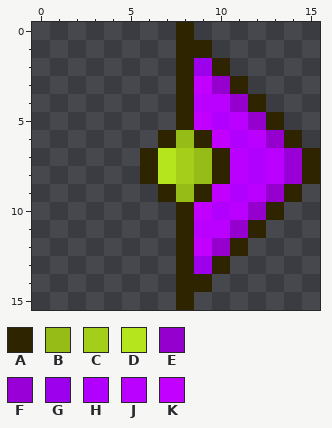
Pixel-art sprite -- Textures/player_16.png. This is how it looked before the edit.
The file is 16x16 pixels.
Palette (. is transparent): A #2f2400  B #96bc18  C #a4ce1a  D #b5e61d  E #9500cf  F #9900d7  G #9d00ed  H #b200ff  J #ba00ff  K #c200ff
Pixels before, first column x 6:
 0 ..A.......
 1 ..AA......
 2 ..AGA.....
 3 ..AKEA....
 4 ..AJJEA...
 5 ..AKHJEA..
 6 .ABAKHJEA.
 7 ADCBAJHJFA
 8 ADCBAJHJFA
 9 .ABAKHJEA.
10 ..AKHJEA..
11 ..AJJEA...
12 ..AKEA....
13 ..AGA.....
14 ..AA......
15 ..A.......
And afterwards:
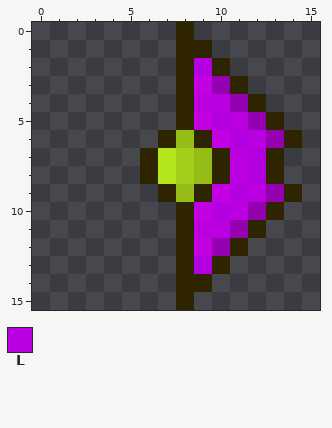
Colours new in this view: L #ba00e1
Difference:
Colour E changes from #9500cf to #9500b1.
Colour H changes from #b200ff to #b200e1.
Colour K changes from #c200ff to #c200e1.
The author changed colour J to colour A in rows 7 to 8 at x 13.
The author changed colour G to colour H in row 2 at x 9; in row 13 at x 9.
The author changed colour J to colour L in row 4 at x 9 to 10; in row 5 at x 11; in row 6 at x 12; in rows 7 to 8 at x 11; in row 9 at x 12; in row 10 at x 11.
The author changed colour J to colour L in row 11 at x 9 to 10.
The edit erases colour A in rows 7 to 8 at x 15.
The edit erases colour F in rows 7 to 8 at x 14.
Boxes around the changes in both pictures, in picture pixels (x1, y1, x2, y2):
changed: (194, 58, 320, 274)
